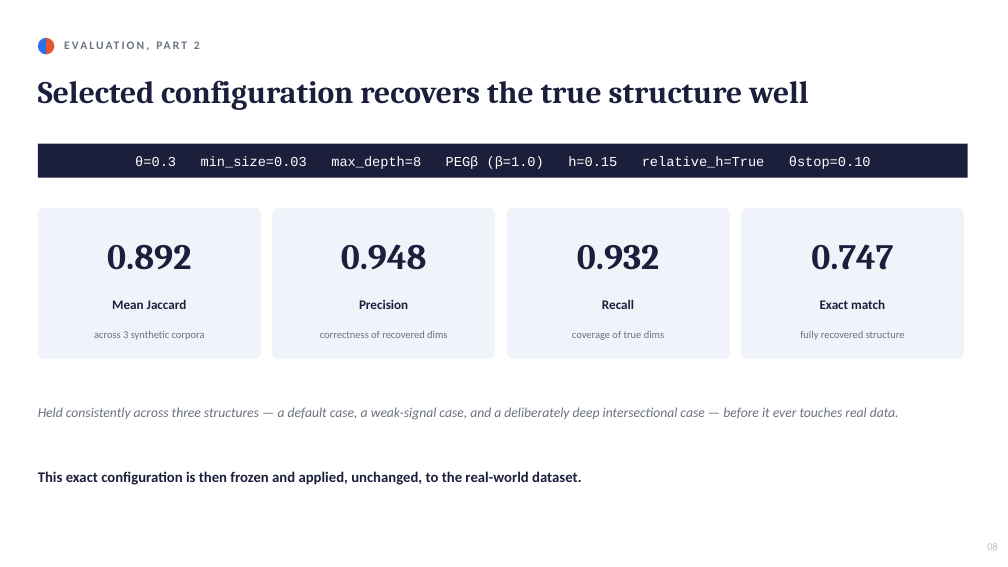
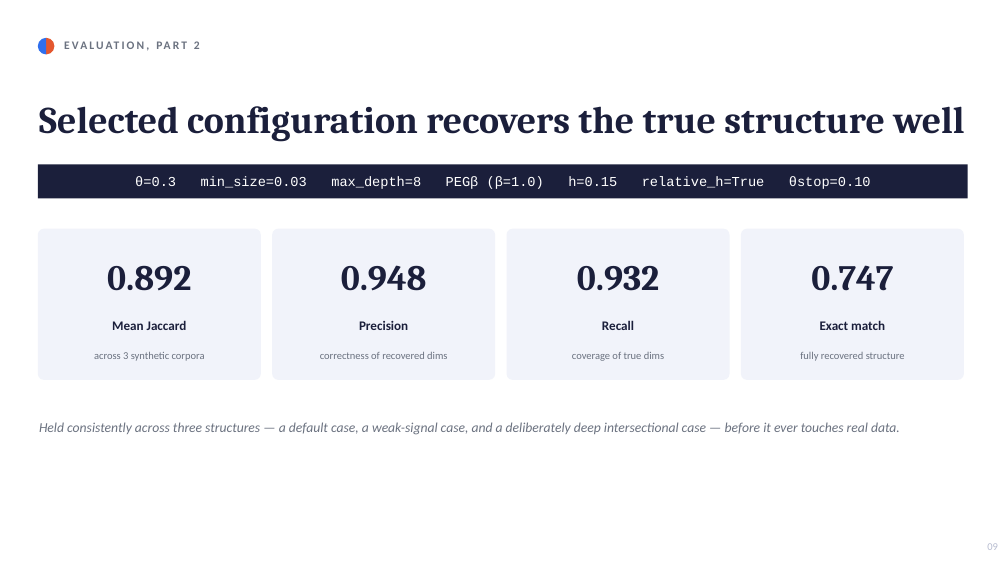
Before and after one commit to Swkratis210204/polartox, a slide deck: slide 9 of polarized_trees/Polarized_Trees_Presentation.pptx. Drawn at 1008x567 pixels with LibreOffice and Linux fonts; fonts in the diff are those of the drawing. Boxes give left, top, right and bottom in pixels: in the first picture for what was removed or moved away, otherwise in the second. Text is boxed around its words. In the diff, an @@ line names an element or a change of style, - is before the commit and + after.

```diff
--- a/polarized_trees/Polarized_Trees_Presentation.pptx
+++ b/polarized_trees/Polarized_Trees_Presentation.pptx
@@ text "Selected configuration recovers the true ...": place and size @@
-text "Selected configuration recovers the true ..." at [38, 80, 809, 110]
+text "Selected configuration recovers the true ..." at [39, 106, 964, 142]
@@ text "Selected configuration recovers the true ..." at [39, 106, 964, 142]: size 30 to 36 pt @@
@@ 12 texts, 4 rounded rectangles, 1 rectangle: place and size @@
-12 texts, 4 rounded rectangles, 1 rectangle at [38, 144, 968, 359]
+12 texts, 4 rounded rectangles, 1 rectangle at [38, 164, 968, 380]
@@ text "Held consistently across three structures ...": place and size @@
-text "Held consistently across three structures ..." at [38, 407, 899, 420]
+text "Held consistently across three structures ..." at [39, 422, 900, 435]
@@ text removed at [38, 471, 582, 485] @@
-This exact configuration is then frozen and applied, unchanged, to the real-world dataset.
```
Also in this commit, not shown: 9 other slides changed, 3 slides added, 2 slides removed, 1 other file.
